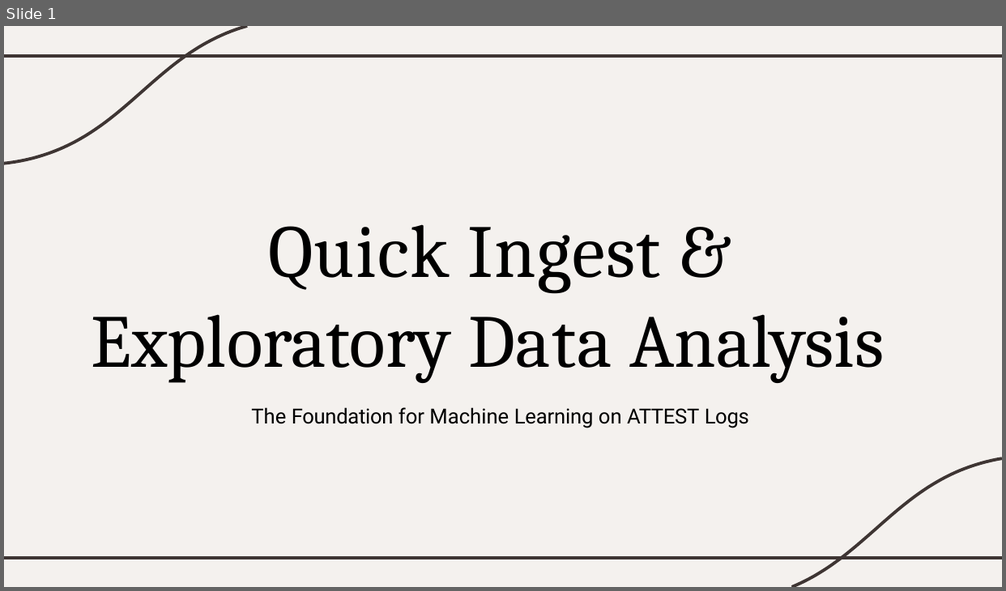
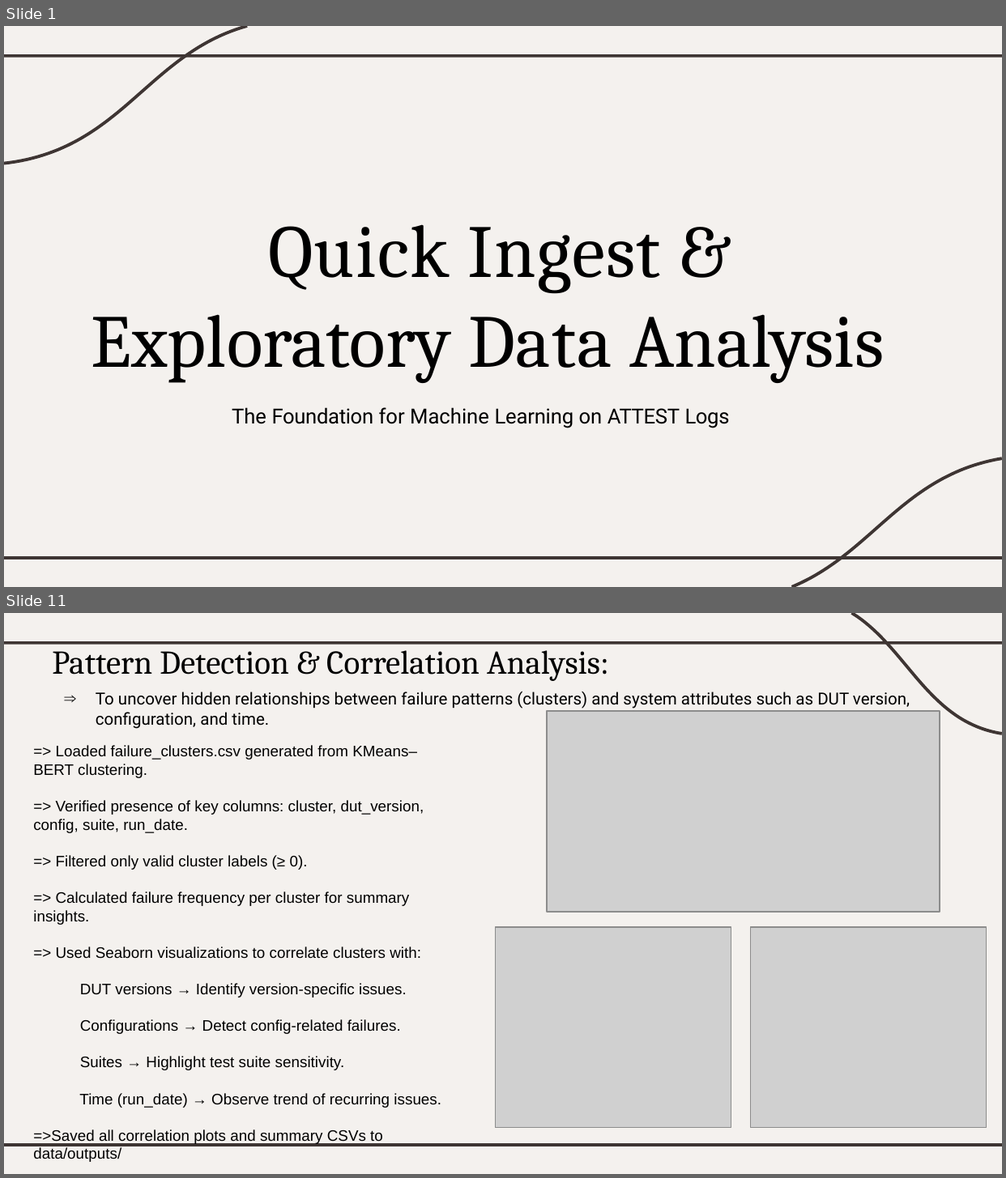
Before and after one commit to HemalathaSuresh-25/EDA-and-Quick-Ingest, a slide deck: reports/Quick Ingest & EDA_task2.pptx. Shown one above the other, each under a label of ours: slide 1 before the commit, slides 1 and 11 after it; the slides between them are not shown. The pictures are 1006x591 and 1006x1178 pixels, drawn with LibreOffice and Linux fonts; fonts in the diff are those of the drawing; grey boxes stand for pictures. Boxes give left, top, right and bottom in pixels: in the first picture for what was removed or moved away, otherwise in the second. Text is boxed around its words. In the diff, an @@ line names an element or a change of style, - is before the commit and + after.

```diff
--- a/reports/Quick Ingest & EDA_task2.pptx
+++ b/reports/Quick Ingest & EDA_task2.pptx
@@ slide 11 added at (4,613,1002,1174), background #FFFFFF; not listed: 3 template elements that a slide beside it also shows @@
@@ freeform shape added at (851,613,1001,734), outline #3E3533 2.25 pt @@
@@ title added at (52,644,609,681), 24 pt, text #000000 @@
+Pattern Detection & Correlation Analysis:
@@ text added at (96,691,910,729), 12 pt, text #000000 @@
+⇒ To uncover hidden relationships between failure patterns (clusters) and system attributes such as DUT version, configuration, and time.
@@ picture added at (547,711,940,911) @@
@@ text added at (33,745,441,1162), 11 pt, text #000000 @@
+=> Loaded failure_clusters.csv generated from KMeans–BERT clustering.
+=> Verified presence of key columns: cluster, dut_version, config, suite, run_date.
+=> Filtered only valid cluster labels (≥ 0).
+=> Calculated failure frequency per cluster for summary insights.
+=> Used Seaborn visualizations to correlate clusters with:
+DUT versions → Identify version-specific issues.
+Configurations → Detect config-related failures.
+Suites → Highlight test suite sensitivity.
+Time (run_date) → Observe trend of recurring issues.
+=>Saved all correlation plots and summary CSVs to data/outputs/
@@ picture added at (495,927,731,1128) @@
@@ picture added at (751,927,986,1128) @@
@@ slide 1 changed as well @@
@@ text "The Foundation for Machine Learning ...": place and size @@
-text "The Foundation for Machine Learning ..." at (251,408,749,429)
+text "The Foundation for Machine Learning ..." at (232,408,730,429)
```
Also in this commit, not shown: 1 other slide changed, 11 other slides added, 7 slides removed.
